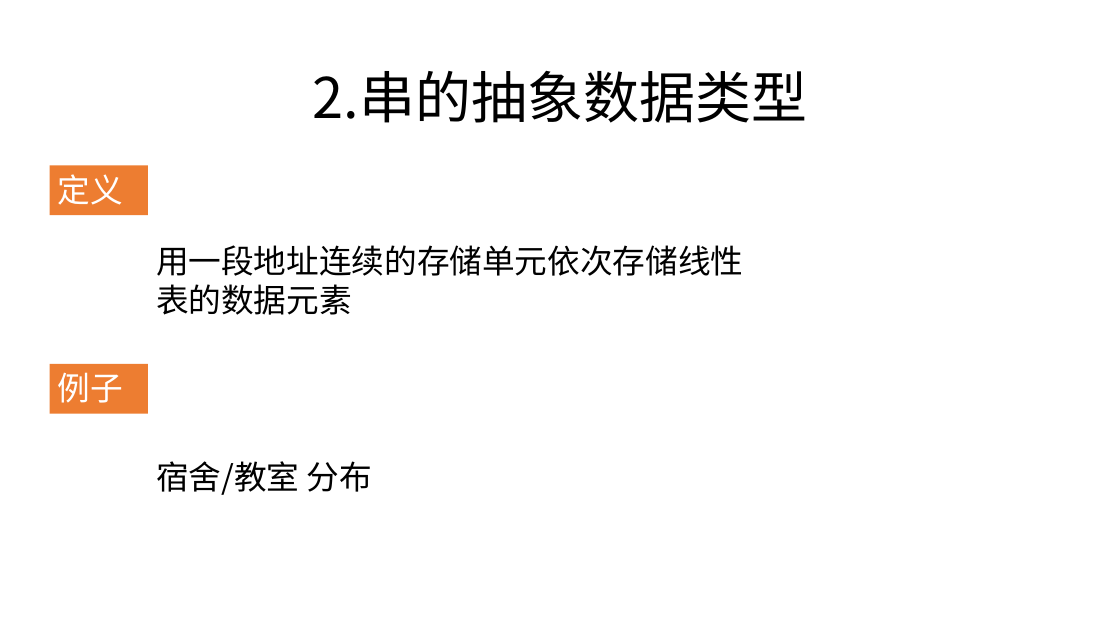
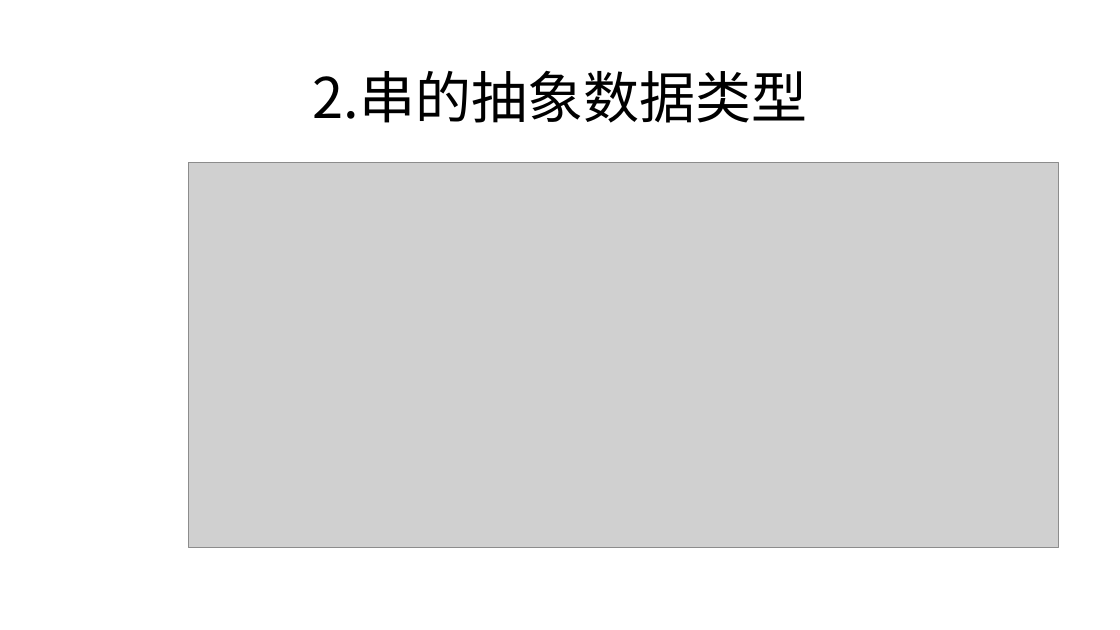
Before and after one commit to zjyesir/hmc_data_structure, a slide deck: slide 6 of ppt/4 串.pptx (slide 4 before the commit). Drawn at 1120x630 pixels with LibreOffice and Linux fonts; fonts in the diff are those of the drawing; grey boxes stand for pictures; background and template pictures are left out. Boxes give left, top, right and bottom in pixels: in the first picture for what was removed or moved away, otherwise in the second. Text is boxed around its words. In the diff, an @@ line names an element or a change of style, - is before the commit and + after.

```diff
--- a/ppt/4 串.pptx
+++ b/ppt/4 串.pptx
@@ rectangle removed at box(50, 166, 148, 215) @@
-定义
@@ picture added at box(189, 162, 1059, 548) @@
@@ text removed at box(156, 245, 743, 315) @@
-用一段地址连续的存储单元依次存储线性表的数据元素
@@ rectangle removed at box(50, 364, 148, 413) @@
-例子
@@ text removed at box(156, 461, 372, 495) @@
-宿舍/教室 分布
```
Also in this commit, not shown: 3 other slides changed, 3 slides added, 3 other files.
